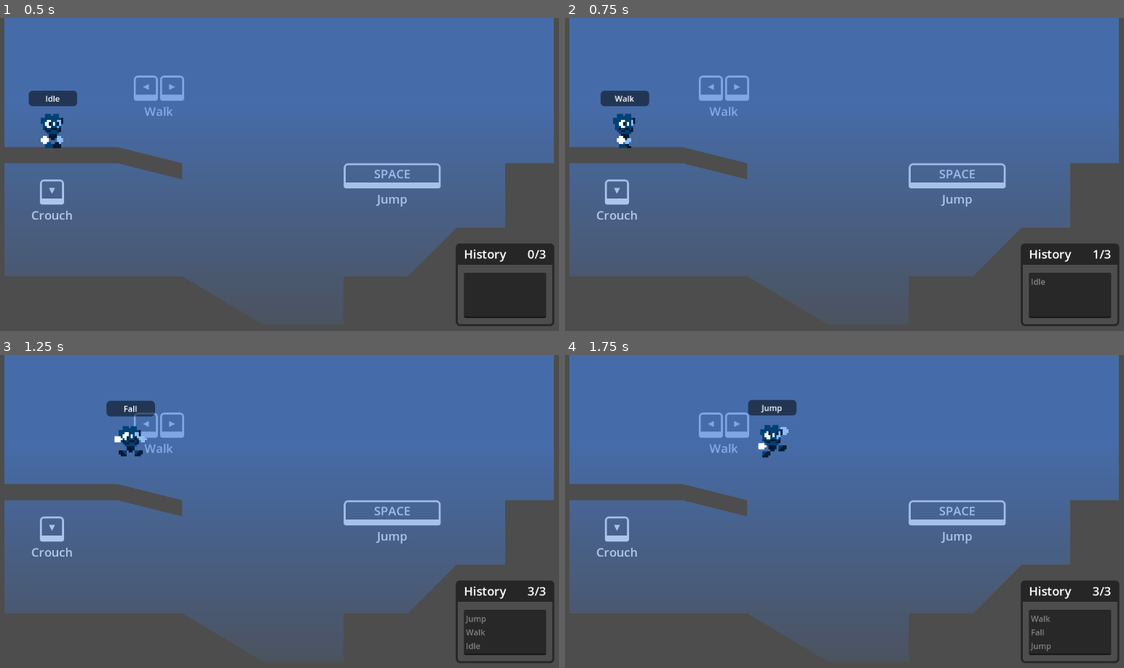
Above: before the commit, frames 1-4 (two rows, left to right).
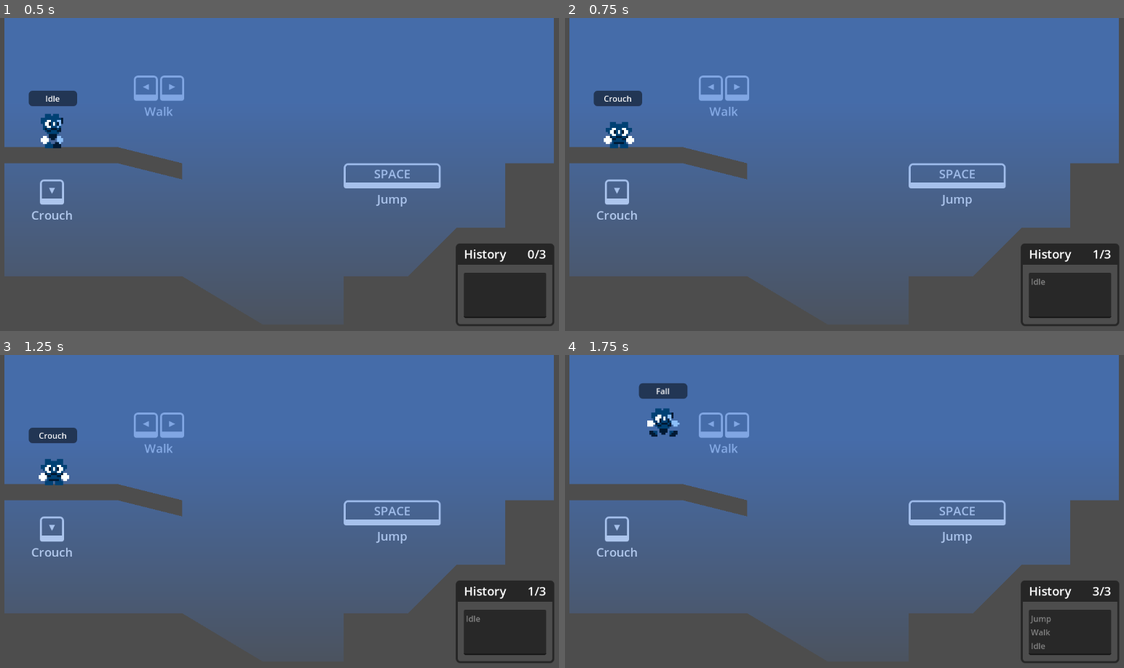
Above: after the commit, the same moments.

Repository: ninstar/Godot-StateMachineNodes
Game: Godot game, scene res://examples/state_machine_nodes/scene.tscn
The game is run twice, just before and just after one commit, with the same random seed, the same clock (stepped at 60 frames per second) and the same inputs.
Inputs:
- Up to frame 1 (0.5 s): no input
- Up to frame 2 (0.75 s): tap Enter at 0.5 s; hold Right (walk_right) from 0.53 s (still down); hold Down (crouch) from 0.53 s (still down)
- Up to frame 3 (1.25 s): keep holding Right (walk_right); keep holding Down (crouch); tap Space (jump) at 0.77, 0.8, 1.07 s
- Up to frame 4 (1.75 s): keep holding Right (walk_right); release Down (crouch) at 1.28 s; tap Space (jump) at 1.35, 1.52 s; tap Down (crouch) at 1.55 s

Frame 1 is identical in both runs. In frame 2, 0.6% of the frame differs, in the area x 5-16%, y 23-42%; in frame 3, 1.6%, in the area x 5-96%, y 14-94%; in frame 4, 1.6%.

Commit message:
Update example to use new input handling

Diff:
--- a/examples/state_machine_nodes/states/crouch.gd
+++ b/examples/state_machine_nodes/states/crouch.gd
@@ -9,9 +9,14 @@
 	if player.is_on_floor():
 		player.velocity.x = move_toward(player.velocity.x, 0.0, SPEED * 0.025)
 
-		if Input.is_action_just_released(&"crouch"):
-			return get_state_machine().get_previous_state()
 	else:
 		return "Fall"
 
 	return ""
+
+
+func _unhandled_input_state(event: InputEvent) -> String:
+	if event.is_action_released("crouch"):
+		get_viewport().set_input_as_handled()
+		return get_state_machine().get_previous_state()
+	return ""
--- a/examples/state_machine_nodes/states/idle.gd
+++ b/examples/state_machine_nodes/states/idle.gd
@@ -9,11 +9,17 @@
 	if player.is_on_floor():
 		if Input.get_axis(&"walk_left", &"walk_right") != 0.0:
 			return "Walk"
-		elif Input.is_action_just_pressed(&"jump"):
-			return "Jump"
-		elif Input.is_action_just_pressed(&"crouch"):
-			return "Crouch"
 	else:
 		return "Fall"
 
 	return ""
+
+
+func _unhandled_input_state(event: InputEvent) -> String:
+	if event.is_action_pressed("jump"):
+		get_viewport().set_input_as_handled()
+		return "Jump"
+	if event.is_action_pressed("crouch"):
+		get_viewport().set_input_as_handled()
+		return "Crouch"
+	return ""
--- a/examples/state_machine_nodes/states/walk.gd
+++ b/examples/state_machine_nodes/states/walk.gd
@@ -16,11 +16,17 @@
 
 		if direction == 0.0 and is_zero_approx(player.velocity.x):
 			return "Idle"
-		elif Input.is_action_just_pressed(&"jump"):
-			return "Jump"
-		elif Input.is_action_just_pressed(&"crouch"):
-			return "Crouch"
 	else:
 		return "Fall"
 
 	return ""
+
+
+func _unhandled_input_state(event: InputEvent) -> String:
+	if event.is_action_pressed("jump"):
+		get_viewport().set_input_as_handled()
+		return "Jump"
+	if event.is_action_pressed("crouch"):
+		get_viewport().set_input_as_handled()
+		return "Crouch"
+	return ""
